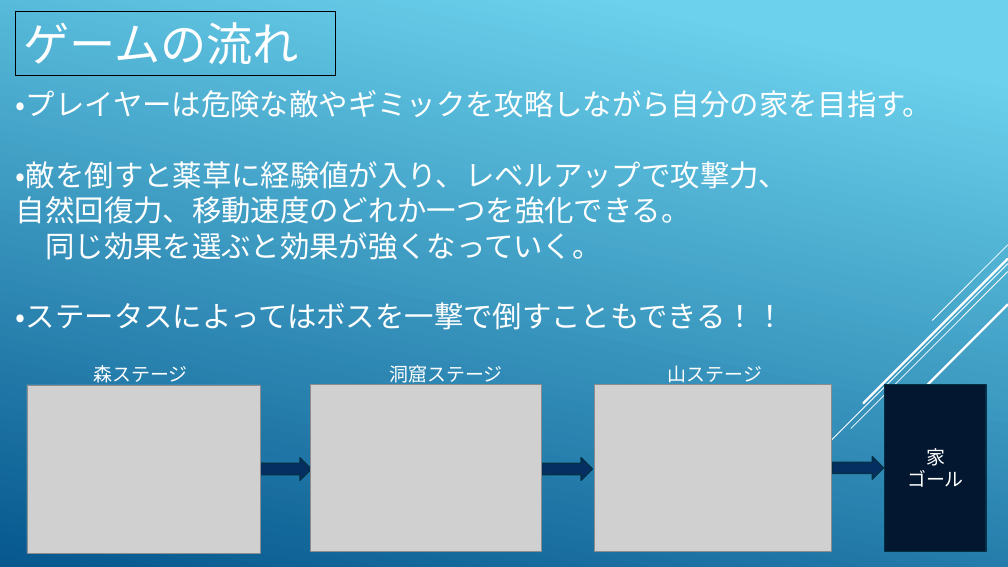
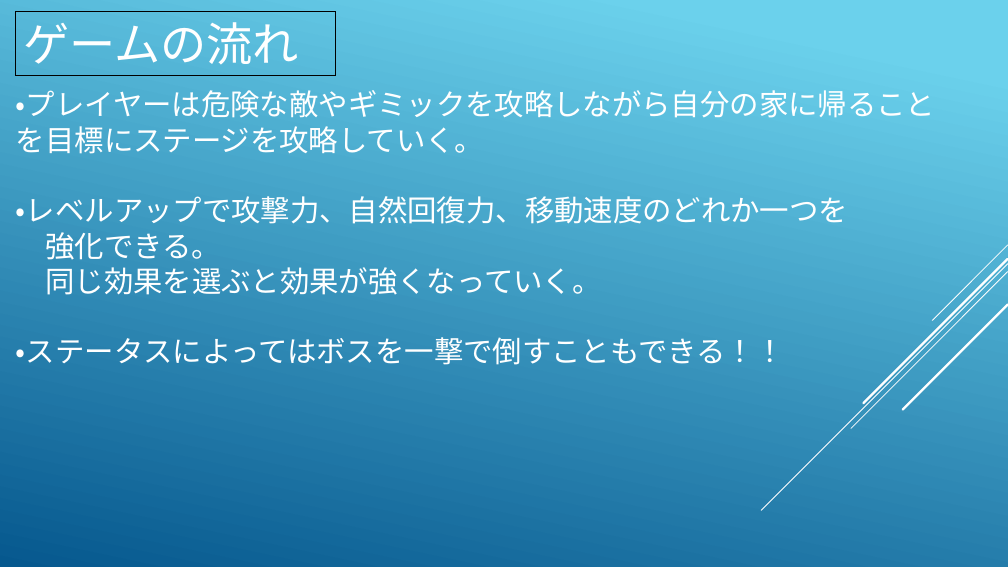
Before and after one commit to KawanoTakumi/2B-Team, a slide deck: slide 3 of Back To Home.pptx. Drawn at 1008x567 pixels with LibreOffice and Linux fonts; fonts in the diff are those of the drawing; grey boxes stand for pictures. Boxes give left, top, right and bottom in pixels: in the first picture for what was removed or moved away, otherwise in the second. Text is boxed around its words. In the diff, an @@ line names an element or a change of style, - is before the commit and + after.

```diff
--- a/Back To Home.pptx
+++ b/Back To Home.pptx
@@ text at (16, 90, 935, 260): text changed @@
-・プレイヤーは危険な敵やギミックを攻略しながら自分の家を目指す。
-・敵を倒すと薬草に経験値が入り、レベルアップで攻撃力、
-自然回復力、移動速度のどれか一つを強化できる。
+・プレイヤーは危険な敵やギミックを攻略しながら自分の家に帰ることを目標にステージを攻略していく。
+・レベルアップで攻撃力、自然回復力、移動速度のどれか一つを
+強化できる。
@@ picture removed at (27, 385, 261, 553) @@
@@ text removed at (93, 365, 187, 386) @@
-森ステージ
@@ picture removed at (311, 385, 542, 552) @@
@@ text removed at (389, 365, 502, 386) @@
-洞窟ステージ
@@ picture removed at (594, 385, 832, 552) @@
@@ text removed at (668, 365, 762, 386) @@
-山ステージ
@@ rectangle removed at (885, 384, 986, 551) @@
-家
-ゴール
@@ right arrow removed at (260, 458, 312, 481) @@
@@ right arrow removed at (541, 458, 593, 481) @@
@@ right arrow removed at (833, 457, 884, 479) @@
```
Also in this commit, not shown: 3 other slides changed, 2 slides added, 5 other files.
